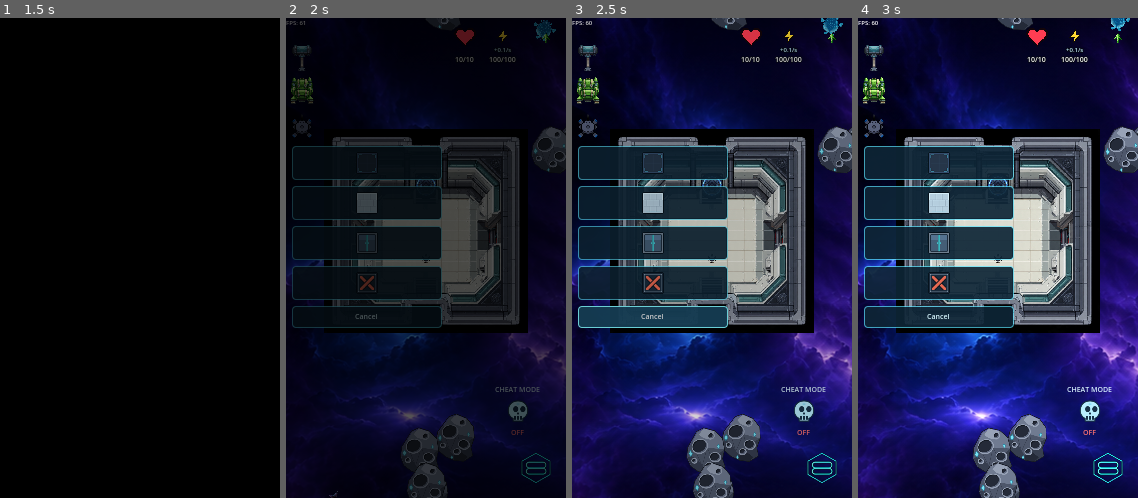
Above: before the commit, frames 1-4 (left to right).
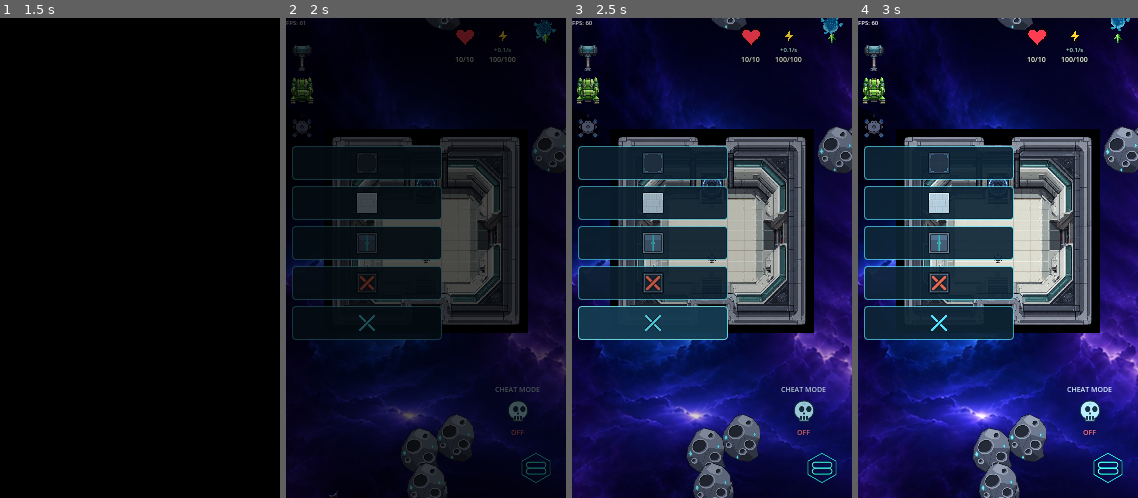
Above: after the commit, the same moments.

Repository: wildane/ShootingStar
Game: Godot game, scene res://scene/main_menu/main_menu.tscn
Two runs of this game, one before a commit and one after it. Both use one fixed random seed, a clock stepped at 60 frames per second and the inputs below.
Inputs (mouse positions are in pixels of both pictures, inside the frame that each line leads up to; where the layout moved, square brackets give the same spot in the first picture):
- Up to frame 1 (1.5 s): click "New Game" at 0.5 s; click "New Game" at 1.25 s
- Up to frame 2 (2 s): no input
- Up to frame 3 (2.5 s): click (653, 325) [653, 315] at 2 s
- Up to frame 4 (3 s): tap Enter at 2.75 s; drag from (998, 186) to (1056, 234) at 2.77 s

Frame 1 is identical in both runs. In frame 2, 0.6% of the frame differs, in the area x 2-56%, y 61-68%; in frame 3, 1.6%; in frame 4, 1.5%.

Commit message:
Tukar butang Cancel HUD bina kepada ikon X
Seluruh lajur HUD bina kini konsisten ikon; ikon X cyan tanpa tile
membezakan Cancel daripada ikon Erase yang merah di atas tile.

Diff:
--- a/scene/level_3/build_system/BuildGrid.gd
+++ b/scene/level_3/build_system/BuildGrid.gd
@@ -53,6 +53,7 @@
 const IKON_HUD_DINDING: Texture2D = preload("res://scene/level_3/build_system/icons/icon_build_wall.png")
 const IKON_HUD_PINTU: Texture2D = preload("res://scene/level_3/build_system/icons/icon_build_door.png")
 const IKON_HUD_ERASE: Texture2D = preload("res://scene/level_3/build_system/icons/icon_build_erase.png")
+const IKON_HUD_BATAL: Texture2D = preload("res://scene/level_3/build_system/icons/icon_build_cancel.png")
 
 # Dipakai oleh AstroStateMachine supaya tap semasa mod bina tidak
 # menggerakkan pemain.
@@ -122,10 +123,13 @@
 		_butang.append(butang)
 
 	var batal := Button.new()
-	batal.text = "Cancel"
+	batal.text = ""
+	batal.icon = IKON_HUD_BATAL
+	batal.expand_icon = true
+	batal.icon_alignment = HORIZONTAL_ALIGNMENT_CENTER
+	batal.tooltip_text = "Cancel"
 	batal.focus_mode = Control.FOCUS_NONE
-	batal.custom_minimum_size = Vector2(58, 22)
-	batal.add_theme_font_size_override("font_size", 7)
+	batal.custom_minimum_size = Vector2(34, 34)
 	batal.theme = tema
 	batal.pressed.connect(_batal)
 	lajur.add_child(batal)
Binary file added: scene/level_3/build_system/icons/icon_build_cancel.png
Not shown, added: scene/level_3/build_system/icons/icon_build_cancel.png.import
